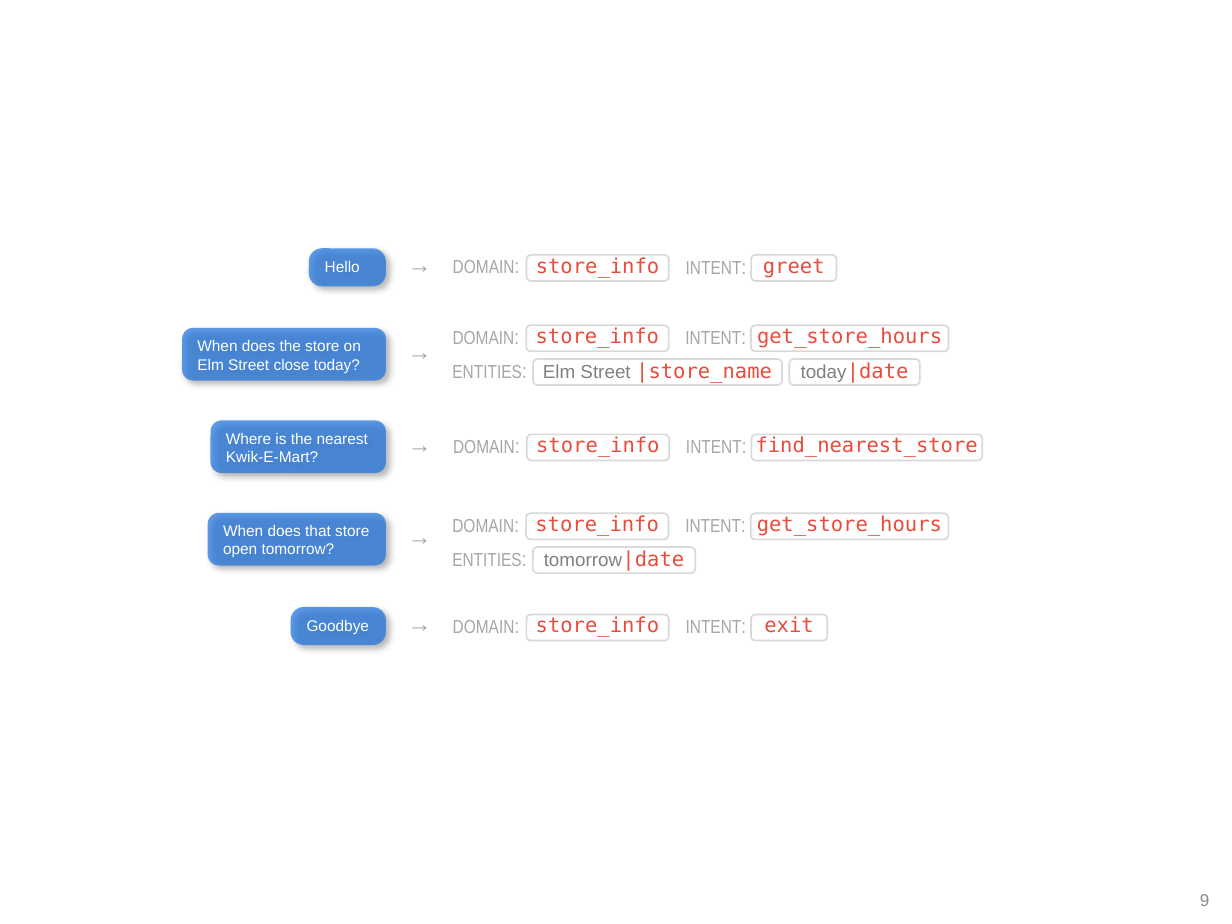
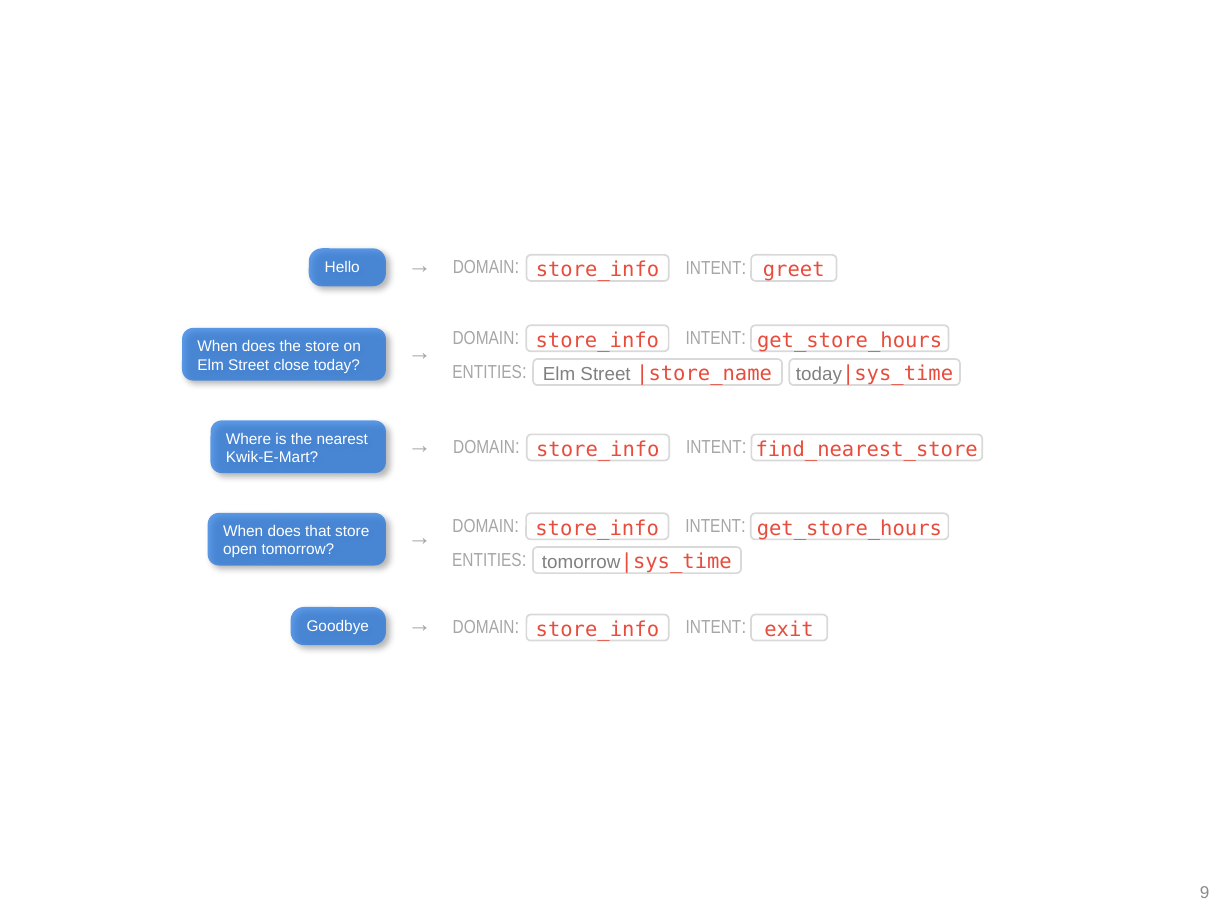
Before and after one commit to cisco/mindmeld, a slide deck: slide 9 of docs/source/images/images.pptx. Drawn at 1232x924 pixels with LibreOffice and Linux fonts; fonts in the diff are those of the drawing. Boxes give left, top, right and bottom in pixels: in the first picture for what was removed or moved away, otherwise in the second. Text is boxed around its words. In the diff, an @@ line names an element or a change of style, - is before the commit and + after.

```diff
--- a/docs/source/images/images.pptx
+++ b/docs/source/images/images.pptx
@@ vertical alignment middle to top in 14 elements at box(1200, 886, 1210, 898), box(526, 255, 668, 281), box(752, 255, 837, 281), box(533, 359, 782, 384), box(526, 615, 668, 641), box(752, 615, 828, 641), box(526, 325, 668, 351), box(752, 325, 949, 351), box(527, 435, 669, 461), box(752, 435, 982, 461), box(526, 514, 668, 540), box(750, 514, 947, 540), box(533, 547, 742, 573), box(790, 359, 961, 384) @@
@@ rounded rectangle "today|sys_time": place and size @@
-rounded rectangle "today|sys_time" at box(790, 359, 920, 384)
+rounded rectangle "today|sys_time" at box(790, 359, 961, 384)
@@ text in rounded rectangle at box(796, 364, 953, 385): text changed; size 11 to 12 pt; font Arial to DejaVu Sans Mono; text colour #808080 to #E74C3C @@
-today|date
+today|sys_time
@@ rounded rectangle "tomorrow|sys_time": place and size @@
-rounded rectangle "tomorrow|sys_time" at box(533, 547, 696, 573)
+rounded rectangle "tomorrow|sys_time" at box(533, 547, 742, 573)
@@ text in rounded rectangle at box(542, 552, 732, 573): text changed; size 11 to 12 pt; font Arial to DejaVu Sans Mono; text colour #808080 to #E74C3C @@
-tomorrow|date
+tomorrow|sys_time
```
Also in this commit, not shown: 2 other files.
